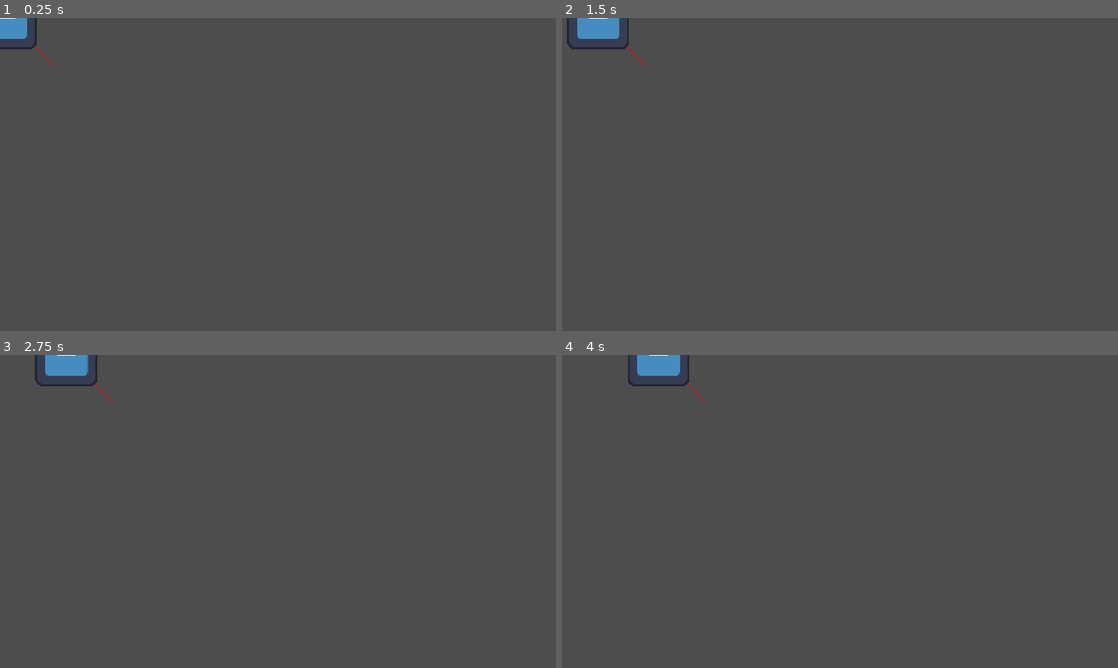
Above: before the commit, frames 1-4 (two rows, left to right).
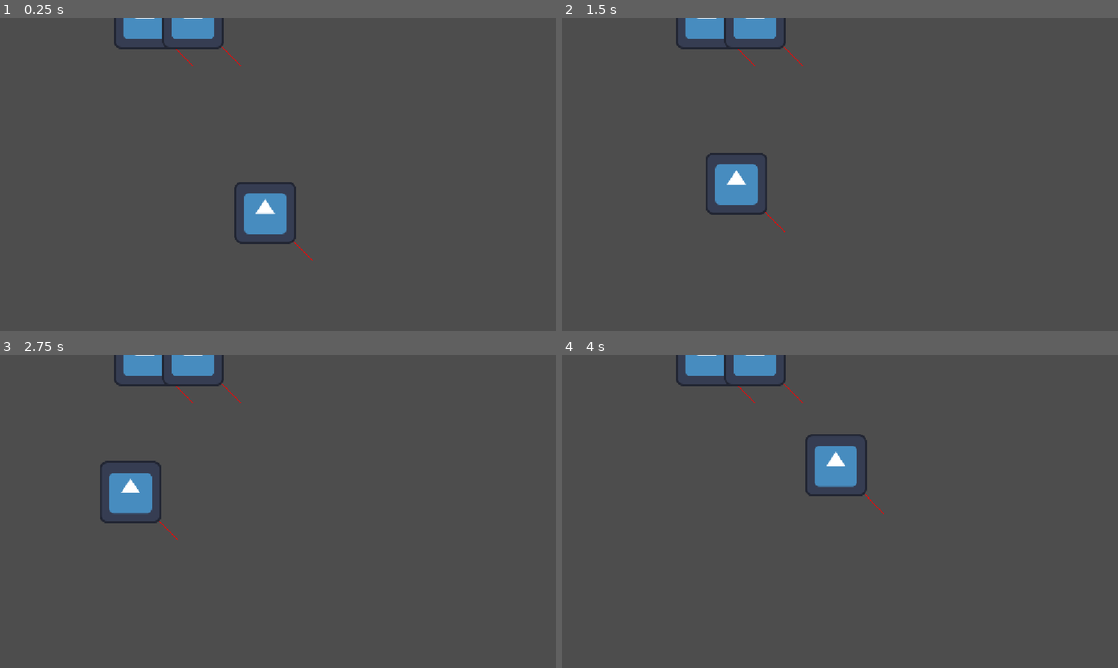
Above: after the commit, the same moments.

Repository: Novali91/CameraGame
Game: Godot game, scene res://game_manager.tscn
The game is run twice, just before and just after one commit, with the same random seed, the same clock (stepped at 60 frames per second) and the same inputs. The engine's default icon, where the game draws it, is replaced by a stand-in: a white triangle on a blue panel in a dark square.
Inputs:
- Up to frame 1 (0.25 s): no input
- Up to frame 2 (1.5 s): no input
- Up to frame 3 (2.75 s): no input
- Up to frame 4 (4 s): no input

The runs differ from the first frame. In frame 1, 3.0% of the frame differs, in the area x 0-57%, y 0-78%; in frame 2, 3.2%; in frame 3, 3.2%, in the area x 6-44%, y 0-60%; in frame 4, 3.1%.

Commit message:
People move along assigned paths

Diff:
--- a/game_manager.tscn
+++ b/game_manager.tscn
@@ -3,6 +3,26 @@
 [ext_resource type="Script" uid="uid://c8nk6u4sq2p7h" path="res://game_manager.gd" id="1_70yv6"]
 [ext_resource type="PackedScene" uid="uid://bvu7gak4r5ofl" path="res://person.tscn" id="2_o2178"]
 [ext_resource type="PackedScene" uid="uid://c8g7ccgaq1gjr" path="res://travel_node.tscn" id="3_d5upp"]
+[ext_resource type="Script" uid="uid://bkeuiiag2pumx" path="res://keyframe.gd" id="3_vk86k"]
+
+[sub_resource type="Resource" id="Resource_shwjl"]
+script = ExtResource("3_vk86k")
+travel_node_path = NodePath("../../Travel Nodes/LocA")
+
+[sub_resource type="Resource" id="Resource_eakoi"]
+script = ExtResource("3_vk86k")
+travel_node_path = NodePath("../../Travel Nodes/LocB")
+time = 2.5
+
+[sub_resource type="Resource" id="Resource_8jrwq"]
+script = ExtResource("3_vk86k")
+travel_node_path = NodePath("../../Travel Nodes/LocC")
+time = 5.0
+
+[sub_resource type="Resource" id="Resource_gth8u"]
+script = ExtResource("3_vk86k")
+travel_node_path = NodePath("../../Travel Nodes/LocD")
+time = 7.5
 
 [node name="GameManager" type="Node2D" unique_id=1922977521]
 script = ExtResource("1_70yv6")
@@ -10,15 +30,25 @@
 [node name="People" type="Node" parent="." unique_id=443070008]
 
 [node name="PersonA" parent="People" unique_id=738572913 instance=ExtResource("2_o2178")]
+position = Vector2(200, 0)
+route = Array[ExtResource("3_vk86k")]([SubResource("Resource_shwjl"), SubResource("Resource_eakoi"), SubResource("Resource_8jrwq"), SubResource("Resource_gth8u")])
 
 [node name="PersonB" parent="People" unique_id=299382854 instance=ExtResource("2_o2178")]
+position = Vector2(300, 0)
 
 [node name="PersonC" parent="People" unique_id=548292400 instance=ExtResource("2_o2178")]
+position = Vector2(400, 0)
 
 [node name="Travel Nodes" type="Node" parent="." unique_id=1545301525]
 
 [node name="LocA" parent="Travel Nodes" unique_id=1611888515 instance=ExtResource("3_d5upp")]
+position = Vector2(587, 415)
 
 [node name="LocB" parent="Travel Nodes" unique_id=2110076651 instance=ExtResource("3_d5upp")]
+position = Vector2(211, 295)
 
-[node name="Keyframes" type="Node" parent="." unique_id=1428742758]
+[node name="LocC" parent="Travel Nodes" unique_id=1692727899 instance=ExtResource("3_d5upp")]
+position = Vector2(805, 184)
+
+[node name="LocD" parent="Travel Nodes" unique_id=1978150333 instance=ExtResource("3_d5upp")]
+position = Vector2(256, 478)
--- a/keyframe.gd
+++ b/keyframe.gd
@@ -1,9 +1,6 @@
-extends Node
+extends Resource
 class_name Keyframe
 
-@export var loc: TravelNode
+@export var travel_node_path: NodePath
 @export var time: float
 #var narration: String
-
-func _init() -> void:
-	print("Im alive")
--- a/person.gd
+++ b/person.gd
@@ -7,7 +7,17 @@
 	pass
 
 func _process(_delta: float) -> void:
-	self.position.x = GameManager.recording_time * 50
+	var keyframe_a
+	var keyframe_b
+	for keyframe_index in range(route.size()-1):
+		keyframe_a = route[keyframe_index]
+		keyframe_b = route[keyframe_index + 1]
+		if GameManager.recording_time > keyframe_a.time and GameManager.recording_time < keyframe_b.time:
+			var travel_max_time = keyframe_b.time - keyframe_a.time
+			var travel_time = GameManager.recording_time - keyframe_a.time
+			var travel_progress = travel_time / travel_max_time
+			position = lerp((get_node(keyframe_a.travel_node_path) as TravelNode).position,(get_node(keyframe_b.travel_node_path) as TravelNode).position,travel_progress)
+			break
 
 func _draw() -> void:
 	draw_line(Vector2(0,0),Vector2(100,100),Color.RED)
--- a/person_editor.gd
+++ b/person_editor.gd
@@ -6,8 +6,6 @@
 var selected_person: Person
 var root: Node = EditorInterface.get_edited_scene_root()
 var people: Array[Person] = []
-
-
 
 func _run():
 	window = Window.new()
@@ -37,10 +35,8 @@
 
 func add_keyframe():
 	var temp = selected_person.route.duplicate()
-	var kf = Keyframe.new()
+	var kf: Keyframe = Keyframe.new()
 	temp.append(kf)
-	root.add_child(kf)
-	kf.owner = root
 	selected_person.route = temp
 
 func select_person(index: int):
